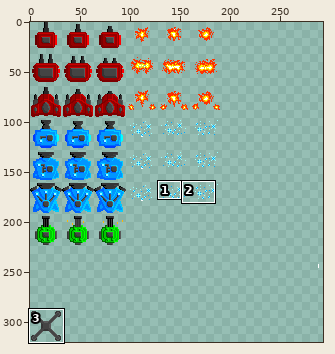
Edited in one commit: sprite sheet (images/tower_sheet.png). Above: a wide view before the commit, with the close-up outlined.
Close-up. The starting point:
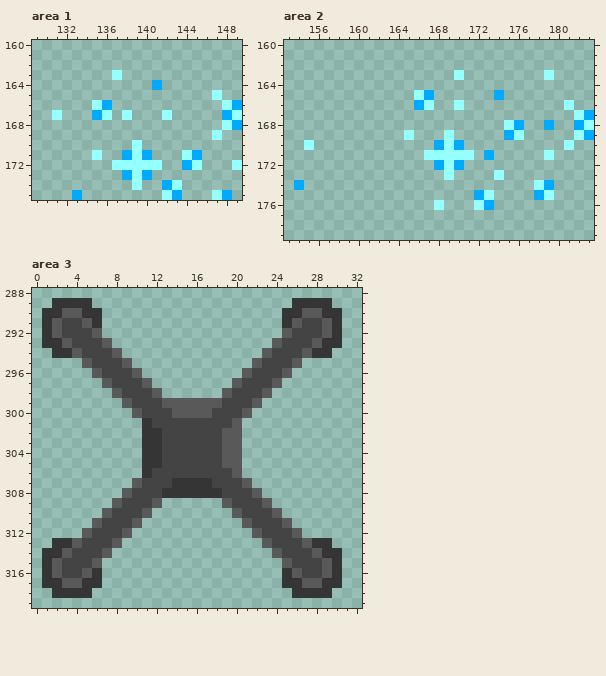
The file is 320x320 pixels. Colours within 5 levels of each other are drawn and written as one. Shown: area 1: x 129..149, y 160..175; area 2: x 153..183, y 160..179; area 3: x 0..32, y 288..319. The wide view leaves out empty margins. The commit also changed other parts of the picture, which this record leaves out.
After the commit:
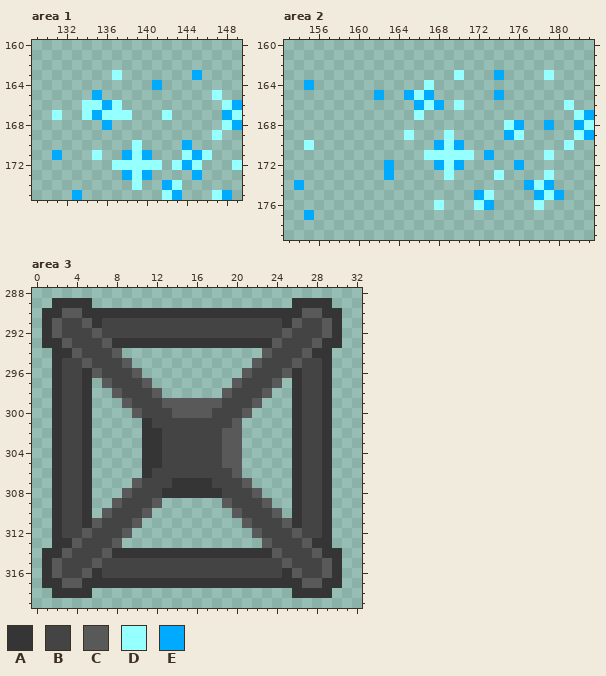
Palette (. is transparent): A #353535  B #444444  C #595959  D #96ffff  E #00aaff
The edit:
Area 1:
y 163: x 145 . -> E
y 165: x 135 . -> E
y 166..167: x 134 . -> D; x 137 . -> D
y 168: x 136 . -> E
y 170: x 144 . -> E
y 171: x 131 . -> E; x 146 . -> D
y 172: x 143 . -> D
y 173: x 145 . -> E
Area 2:
y 163: x 174 . -> E
y 164: x 155 . -> E; x 167 . -> D
y 165: x 162 . -> E; x 165 . -> E
y 166: x 168 . -> E
y 167: x 166 . -> D
y 172: x 163 . -> E; x 176 . -> E
y 173: x 163 . -> E; x 179 . -> D
y 174: x 177 . -> E
y 175: x 180 . -> E
y 176: x 178 . -> D
y 177: x 155 . -> E
Area 3:
y 290: x 7..24 .................. -> AAAAAAAAAAAAAAAAAA
y 291..292: x 7..24 .................. -> BBBBBBBBBBBBBBBBBB
y 293: x 8..23 ................ -> AAAAAAAAAAAAAAAA
y 295: x 2..4 ... -> ABB; x 27..29 ... -> BBA
y 296..311: x 2..5 .... -> ABBA; x 26..29 .... -> ABBA
y 312: x 2..4 ... -> ABB; x 27..29 ... -> BBA
y 314: x 8..23 ................ -> AAAAAAAAAAAAAAAA
y 315..316: x 7..24 .................. -> BBBBBBBBBBBBBBBBBB
y 317: x 7..24 .................. -> AAAAAAAAAAAAAAAAAA
